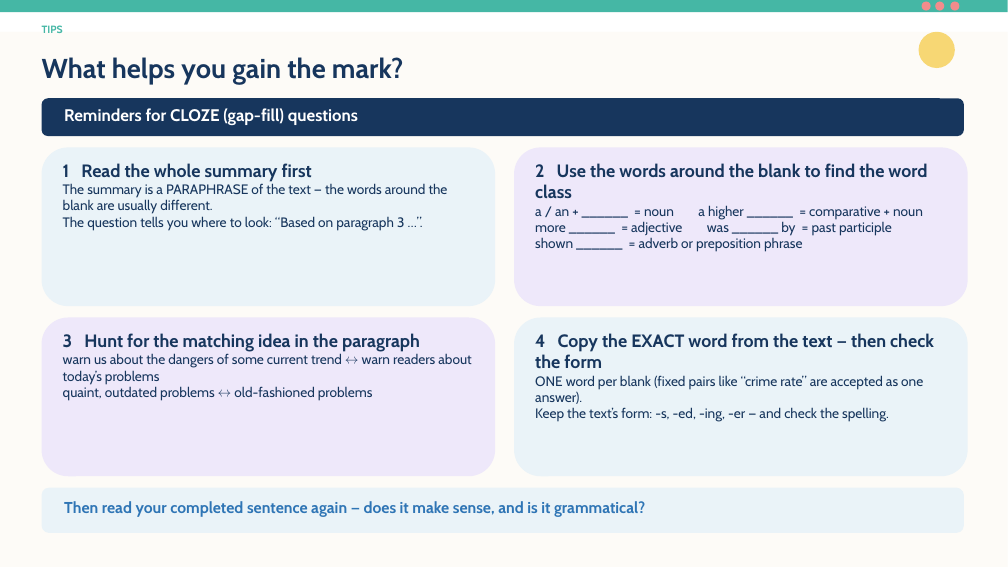
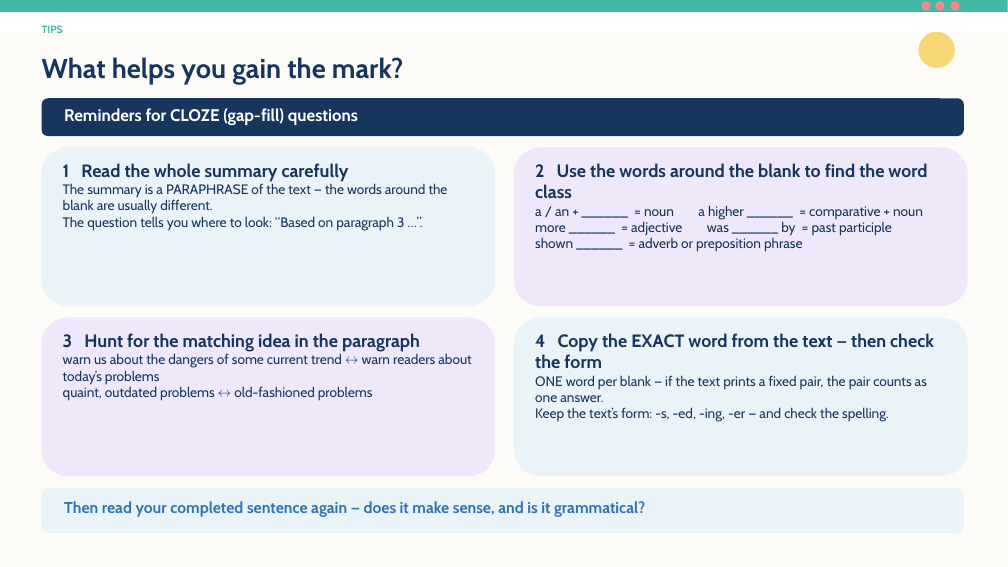
Before and after one commit to flyingbee2026/f6-sp-lesson6, a slide deck: slide 3 of F6_SP_Lesson_6_2013_Part_B2_Cloze_PPT.pptx. Drawn at 1008x567 pixels with LibreOffice and Linux fonts; fonts in the diff are those of the drawing. Boxes give left, top, right and bottom in pixels: in the first picture for what was removed or moved away, otherwise in the second. Text is boxed around its words. In the diff, an @@ line names an element or a change of style, - is before the commit and + after.

```diff
--- a/F6_SP_Lesson_6_2013_Part_B2_Cloze_PPT.pptx
+++ b/F6_SP_Lesson_6_2013_Part_B2_Cloze_PPT.pptx
@@ text at box(63, 163, 349, 182): text changed @@
-1 Read the whole summary first
+1 Read the whole summary carefully
@@ text at box(535, 375, 927, 402): text changed @@
-ONE word per blank (fixed pairs like “crime rate” are accepted as one answer).
+ONE word per blank — if the text prints a fixed pair, the pair counts as one answer.
```
Also in this commit, not shown: 2 other slides changed.
